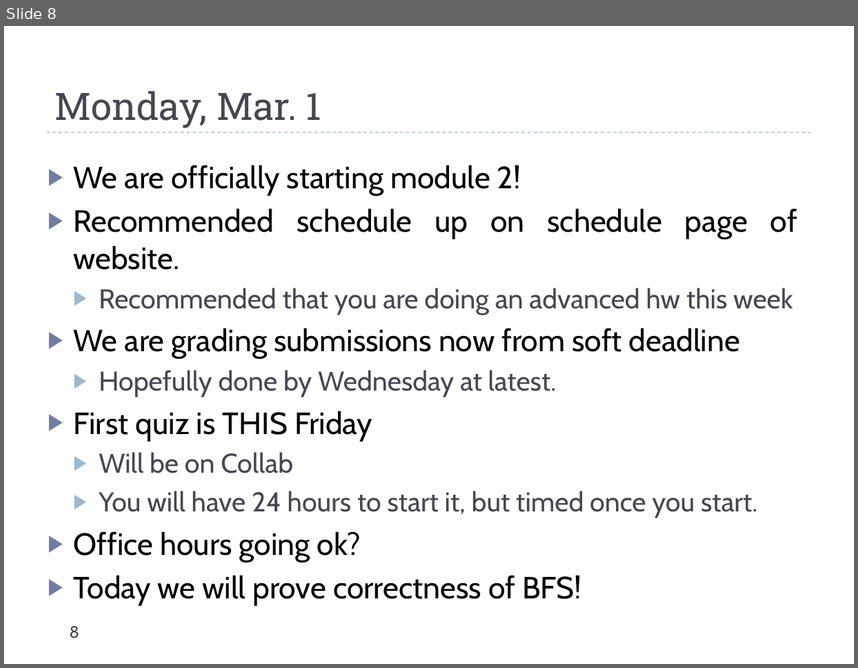
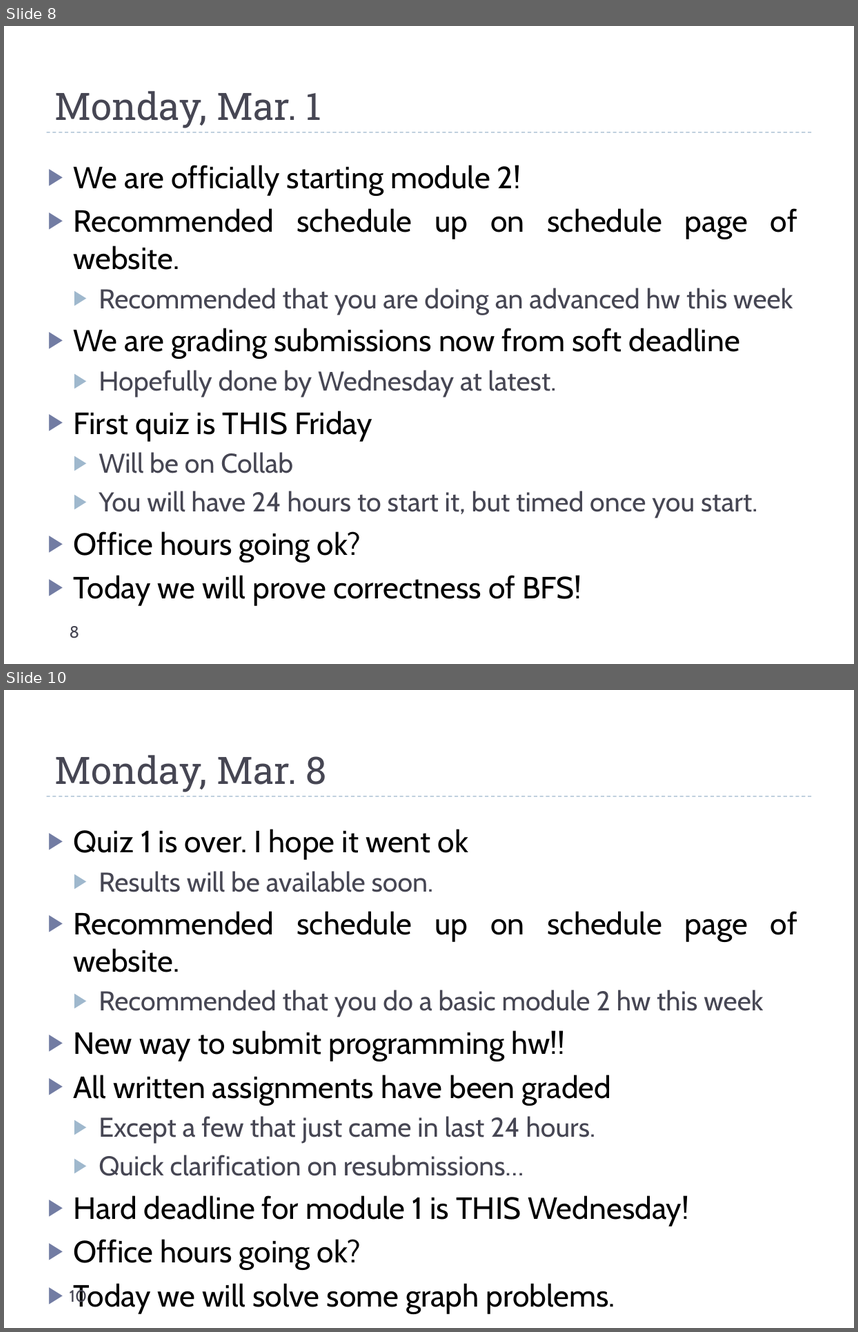
Before and after one commit to uva-cs/cs4102-f21, a slide deck: slides/dailyannouncements_mf.pptx. Shown one above the other, each under a label of ours: slide 8 before the commit, slides 8 and 10 after it; the slides between them are not shown. The pictures are 858x668 and 858x1332 pixels, drawn with LibreOffice and Linux fonts; fonts in the diff are those of the drawing. Boxes give left, top, right and bottom in pixels: in the first picture for what was removed or moved away, otherwise in the second. Text is boxed around its words. In the diff, an @@ line names an element or a change of style, - is before the commit and + after.

```diff
--- a/slides/dailyannouncements_mf.pptx
+++ b/slides/dailyannouncements_mf.pptx
@@ slide 10 added at (4,690,854,1328), background #FFFFFF; not listed: 1 template element that a slide beside it also shows @@
@@ title added at (55,755,327,792), 32 pt, text #464653 @@
+Monday, Mar. 8
@@ text added at (73,829,797,1307), 26 pt, text #000000 @@
+▶ Quiz 1 is over. I hope it went ok
+  ▶ Results will be available soon.
+▶ Recommended schedule up on schedule page of website.
+  ▶ Recommended that you do a basic module 2 hw this week
+▶ New way to submit programming hw!!
+▶ All written assignments have been graded
+  ▶ Except a few that just came in last 24 hours.
+  ▶ Quick clarification on resubmissions…
+▶ Hard deadline for module 1 is THIS Wednesday!
+▶ Office hours going ok?
+▶ Today we will solve some graph problems.
@@ page number added at (70,1287,87,1305), 14 pt, text #464653 @@
+10
```
Also in this commit, not shown: 2 other slides added.
